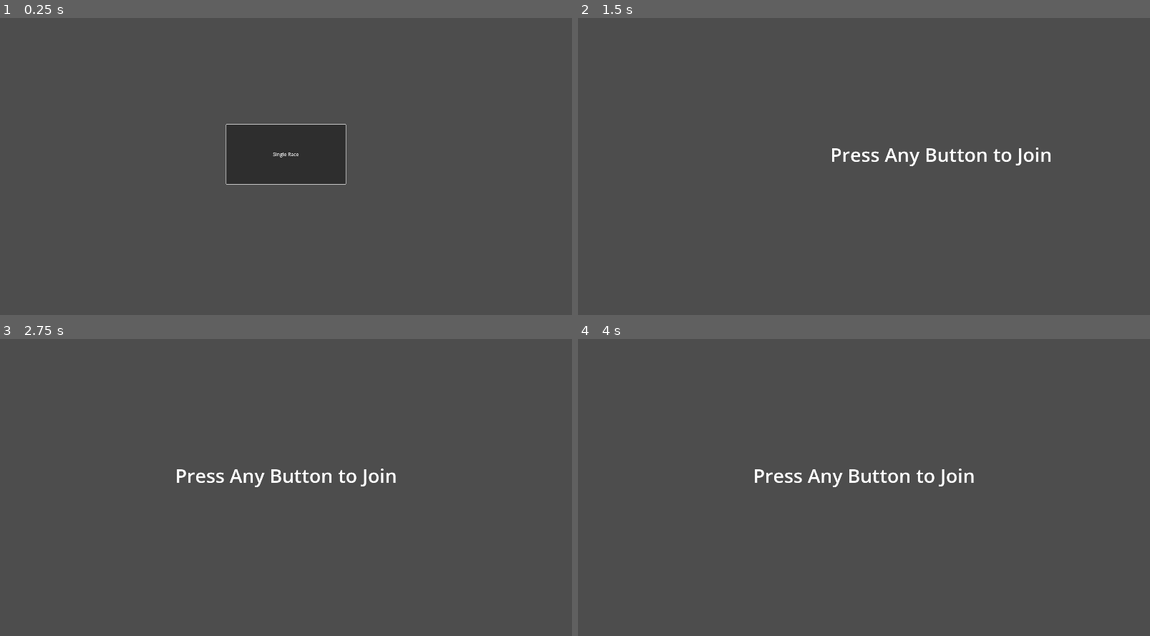
Above: before the commit, frames 1-4 (two rows, left to right).
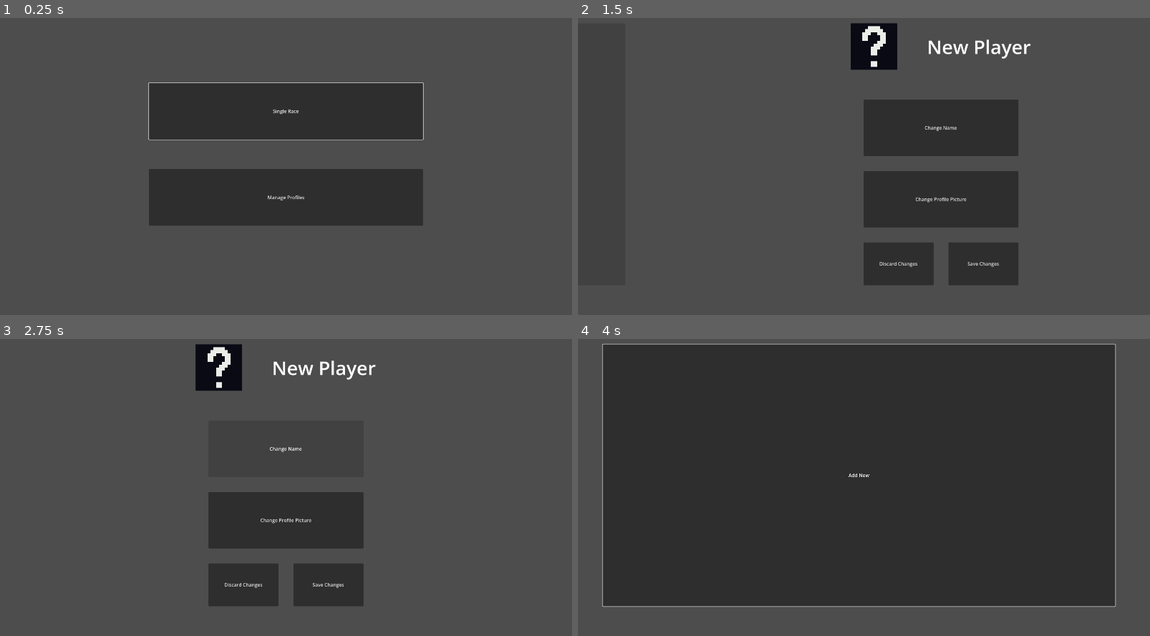
Above: after the commit, the same moments.

Repository: ethanbaedke/Race-Down-Roosevelt
Game: Godot game, scene res://game_manager.tscn
Same seed, same stepped clock (60 frames per second), same inputs: the game is played once before the commit and once after it.
Inputs (mouse positions are in pixels of both pictures, inside the frame that each line leads up to):
- Up to frame 1 (0.25 s): no input
- Up to frame 2 (1.5 s): click "Single Race" (after the commit: "Manage Profiles") at 0.5 s; click "1 Player" (after the commit: "Add New") at 1.25 s
- Up to frame 3 (2.75 s): click (286, 448) at 2 s, where only the run after the commit has a clickable "Change Name"
- Up to frame 4 (4 s): click (864, 520) at 2.75 s, where only the run after the commit has a clickable "Change Profile Picture"; click (823, 585) at 3.5 s, where only the run after the commit has a clickable "Discard Changes"

The runs differ from the first frame. In frame 1, 18% of the frame differs, in the area x 25-75%, y 21-70%; in frame 2, 16%; in frame 3, 11%; in frame 4, 80%, in the area x 4-95%, y 1-91%.

Commit message:
Added basic outline of manage profiles and edit profile menus.

Diff:
--- a/race-down-roosevelt/autoloads/globals.gd
+++ b/race-down-roosevelt/autoloads/globals.gd
@@ -28,7 +28,8 @@
 ]
 
 const PROFILE_PICTURES:Array[CompressedTexture2D] = [
-	preload("res://profiles/skull_and_crossbones_profile_picture.png")
+	preload("res://profiles/skull_and_crossbones_profile_picture.png"),
+	preload("res://profiles/gas_mask_profile_picture.png")
 ]
 
 @onready var racer_vehicle_data:Array[RacerVehicleData] = [
--- /dev/null
+++ b/race-down-roosevelt/menus/edit_profile.gd
@@ -0,0 +1,35 @@
+class_name EditProfile extends Control
+
+signal back_requested
+
+@onready var _discard_changes_button:Button = $MarginContainer/VBoxContainer/MarginContainer/DefaultOptions/VBoxContainer/HBoxContainer/DiscardChangesButton
+@onready var _save_changes_button:Button = $MarginContainer/VBoxContainer/MarginContainer/DefaultOptions/VBoxContainer/HBoxContainer/SaveChangesButton2
+
+var game_state:GameState = null
+
+func _ready() -> void:
+
+	if (game_state == null):
+		RdrLogger.fatal(self, _ready.get_method() + " expects class to have a reference to GameState.")
+
+	_discard_changes_button.pressed.connect(func() -> void:
+		back_requested.emit())
+	_save_changes_button.pressed.connect(func() -> void:
+		back_requested.emit())
+
+func _unhandled_input(event: InputEvent) -> void:
+
+	# Ignore holding and releases.
+	if (event.is_echo() || !event.is_pressed()):
+		return
+
+	if (event is InputEventKey):
+		if (event.keycode == KEY_ESCAPE):
+			back_requested.emit()
+			get_viewport().set_input_as_handled()
+			return
+	elif (event is InputEventJoypadButton):
+		if (event.button_index == JOY_BUTTON_B):
+			back_requested.emit()
+			get_viewport().set_input_as_handled()
+			return
--- /dev/null
+++ b/race-down-roosevelt/menus/edit_profile.tscn
@@ -0,0 +1,97 @@
+[gd_scene format=3 uid="uid://dtl5swjkwa6ra"]
+
+[ext_resource type="Script" uid="uid://dsjwco4kyuqf" path="res://menus/edit_profile.gd" id="1_ukwib"]
+[ext_resource type="Texture2D" uid="uid://bkju8odrm63cv" path="res://profiles/empty_profile_picture.png" id="2_ukwib"]
+
+[node name="EditProfile" type="Control" unique_id=447221519]
+layout_mode = 3
+anchors_preset = 15
+anchor_right = 1.0
+anchor_bottom = 1.0
+grow_horizontal = 2
+grow_vertical = 2
+script = ExtResource("1_ukwib")
+
+[node name="MarginContainer" type="MarginContainer" parent="." unique_id=2119804497]
+layout_mode = 1
+anchors_preset = 15
+anchor_right = 1.0
+anchor_bottom = 1.0
+grow_horizontal = 2
+grow_vertical = 2
+theme_override_constants/margin_left = 100
+theme_override_constants/margin_top = 100
+theme_override_constants/margin_right = 100
+theme_override_constants/margin_bottom = 100
+
+[node name="VBoxContainer" type="VBoxContainer" parent="MarginContainer" unique_id=453736334]
+layout_mode = 2
+theme_override_constants/separation = 100
+
+[node name="HBoxContainer" type="HBoxContainer" parent="MarginContainer/VBoxContainer" unique_id=1297302663]
+layout_mode = 2
+size_flags_vertical = 3
+theme_override_constants/separation = 100
+alignment = 1
+
+[node name="Icon" type="TextureRect" parent="MarginContainer/VBoxContainer/HBoxContainer" unique_id=973451610]
+texture_filter = 1
+layout_mode = 2
+texture = ExtResource("2_ukwib")
+expand_mode = 3
+
+[node name="Name" type="Label" parent="MarginContainer/VBoxContainer/HBoxContainer" unique_id=1576282575]
+layout_mode = 2
+size_flags_vertical = 1
+theme_override_font_sizes/font_size = 64
+text = "New Player"
+vertical_alignment = 1
+
+[node name="MarginContainer" type="MarginContainer" parent="MarginContainer/VBoxContainer" unique_id=1266795223]
+layout_mode = 2
+size_flags_vertical = 3
+size_flags_stretch_ratio = 4.0
+
+[node name="DefaultOptions" type="MarginContainer" parent="MarginContainer/VBoxContainer/MarginContainer" unique_id=1312389358]
+layout_mode = 2
+theme_override_constants/margin_left = 600
+theme_override_constants/margin_right = 600
+
+[node name="VBoxContainer" type="VBoxContainer" parent="MarginContainer/VBoxContainer/MarginContainer/DefaultOptions" unique_id=1124018389]
+layout_mode = 2
+size_flags_vertical = 3
+theme_override_constants/separation = 50
+
+[node name="VBoxContainer" type="VBoxContainer" parent="MarginContainer/VBoxContainer/MarginContainer/DefaultOptions/VBoxContainer" unique_id=107503551]
+layout_mode = 2
+size_flags_vertical = 3
+size_flags_stretch_ratio = 6.0
+theme_override_constants/separation = 50
+
+[node name="ChangeNameButton" type="Button" parent="MarginContainer/VBoxContainer/MarginContainer/DefaultOptions/VBoxContainer/VBoxContainer" unique_id=1939663945]
+layout_mode = 2
+size_flags_vertical = 3
+text = "Change Name"
+
+[node name="ChangeIconButton" type="Button" parent="MarginContainer/VBoxContainer/MarginContainer/DefaultOptions/VBoxContainer/VBoxContainer" unique_id=1055759844]
+layout_mode = 2
+size_flags_vertical = 3
+text = "Change Profile Picture"
+
+[node name="HBoxContainer" type="HBoxContainer" parent="MarginContainer/VBoxContainer/MarginContainer/DefaultOptions/VBoxContainer" unique_id=1330648335]
+layout_mode = 2
+size_flags_vertical = 3
+size_flags_stretch_ratio = 2.0
+theme_override_constants/separation = 50
+
+[node name="DiscardChangesButton" type="Button" parent="MarginContainer/VBoxContainer/MarginContainer/DefaultOptions/VBoxContainer/HBoxContainer" unique_id=1138258764]
+layout_mode = 2
+size_flags_horizontal = 3
+size_flags_vertical = 3
+text = "Discard Changes"
+
+[node name="SaveChangesButton2" type="Button" parent="MarginContainer/VBoxContainer/MarginContainer/DefaultOptions/VBoxContainer/HBoxContainer" unique_id=720457625]
+layout_mode = 2
+size_flags_horizontal = 3
+size_flags_vertical = 3
+text = "Save Changes"
--- a/race-down-roosevelt/menus/main_menu.gd
+++ b/race-down-roosevelt/menus/main_menu.gd
@@ -1,8 +1,10 @@
 class_name MainMenu extends Control
 
 signal single_race_selected
+signal manage_profiles_selected
 
-@onready var _single_race_button:Button = $SingleRaceButton
+@onready var _single_race_button:Button = $MarginContainer/HBoxContainer/SingleRaceButton
+@onready var _manage_profiles_button:Button = $MarginContainer/HBoxContainer/ManageProfilesButton
 
 func _ready() -> void:
 
@@ -10,3 +12,5 @@
 
 	_single_race_button.pressed.connect(func() -> void:
 		single_race_selected.emit())
+	_manage_profiles_button.pressed.connect(func() -> void:
+		manage_profiles_selected.emit())
--- a/race-down-roosevelt/menus/main_menu.tscn
+++ b/race-down-roosevelt/menus/main_menu.tscn
@@ -11,17 +11,28 @@
 grow_vertical = 2
 script = ExtResource("1_8gy84")
 
-[node name="SingleRaceButton" type="Button" parent="." unique_id=443695687]
+[node name="MarginContainer" type="MarginContainer" parent="." unique_id=2073497077]
 layout_mode = 1
-anchors_preset = 8
-anchor_left = 0.5
-anchor_top = 0.5
-anchor_right = 0.5
-anchor_bottom = 0.5
-offset_left = -200.0
-offset_top = -100.0
-offset_right = 200.0
-offset_bottom = 100.0
+anchors_preset = 15
+anchor_right = 1.0
+anchor_bottom = 1.0
 grow_horizontal = 2
 grow_vertical = 2
+theme_override_constants/margin_left = 500
+theme_override_constants/margin_top = 300
+theme_override_constants/margin_right = 500
+theme_override_constants/margin_bottom = 300
+
+[node name="HBoxContainer" type="VBoxContainer" parent="MarginContainer" unique_id=376511534]
+layout_mode = 2
+theme_override_constants/separation = 100
+
+[node name="SingleRaceButton" type="Button" parent="MarginContainer/HBoxContainer" unique_id=443695687]
+layout_mode = 2
+size_flags_vertical = 3
 text = "Single Race"
+
+[node name="ManageProfilesButton" type="Button" parent="MarginContainer/HBoxContainer" unique_id=520305402]
+layout_mode = 2
+size_flags_vertical = 3
+text = "Manage Profiles"
--- /dev/null
+++ b/race-down-roosevelt/menus/manage_profiles.gd
@@ -0,0 +1,35 @@
+class_name ManageProfiles extends Control
+
+signal back_requested
+signal add_new_requested
+
+@onready var _add_new_button:Button = $MarginContainer/AddNewButton
+
+var game_state:GameState = null
+
+func _ready() -> void:
+
+	if (game_state == null):
+		RdrLogger.fatal(self, _ready.get_method() + " expects class to have a reference to GameState.")
+
+	_add_new_button.grab_focus()
+
+	_add_new_button.pressed.connect(func() -> void:
+		add_new_requested.emit())
+
+func _unhandled_input(event: InputEvent) -> void:
+
+	# Ignore holding and releases.
+	if (event.is_echo() || !event.is_pressed()):
+		return
+
+	if (event is InputEventKey):
+		if (event.keycode == KEY_ESCAPE):
+			back_requested.emit()
+			get_viewport().set_input_as_handled()
+			return
+	elif (event is InputEventJoypadButton):
+		if (event.button_index == JOY_BUTTON_B):
+			back_requested.emit()
+			get_viewport().set_input_as_handled()
+			return
--- /dev/null
+++ b/race-down-roosevelt/menus/manage_profiles.tscn
@@ -0,0 +1,28 @@
+[gd_scene format=3 uid="uid://ckqhdjgmrgm8s"]
+
+[ext_resource type="Script" uid="uid://dlltxdjohlsig" path="res://menus/manage_profiles.gd" id="1_jkb0r"]
+
+[node name="ManageProfiles" type="Control" unique_id=118366318]
+layout_mode = 3
+anchors_preset = 15
+anchor_right = 1.0
+anchor_bottom = 1.0
+grow_horizontal = 2
+grow_vertical = 2
+script = ExtResource("1_jkb0r")
+
+[node name="MarginContainer" type="MarginContainer" parent="." unique_id=2118562129]
+layout_mode = 1
+anchors_preset = 15
+anchor_right = 1.0
+anchor_bottom = 1.0
+grow_horizontal = 2
+grow_vertical = 2
+theme_override_constants/margin_left = 100
+theme_override_constants/margin_top = 100
+theme_override_constants/margin_right = 100
+theme_override_constants/margin_bottom = 100
+
+[node name="AddNewButton" type="Button" parent="MarginContainer" unique_id=920305940]
+layout_mode = 2
+text = "Add New"
--- a/race-down-roosevelt/menus/menu_manager.gd
+++ b/race-down-roosevelt/menus/menu_manager.gd
@@ -7,6 +7,8 @@
 	MAIN_MENU,
 	PLAYER_COUNT_SELECTION,
 	VEHICLE_SELECTION,
+	MANAGE_PROFILES,
+	EDIT_PROFILE
 }
 
 const CAMERA_OFFSET:Vector2 = Vector2(1920.0 * 0.5, 1080.0 * 0.5)
@@ -19,10 +21,14 @@
 @onready var _vehicle_selection_2p_scene:PackedScene = preload("res://menus/vehicle_selection_2p.tscn")
 @onready var _vehicle_selection_3p_scene:PackedScene = preload("res://menus/vehicle_selection_3p.tscn")
 @onready var _vehicle_selection_4p_scene:PackedScene = preload("res://menus/vehicle_selection_4p.tscn")
+@onready var _manage_profiles_scene:PackedScene = preload("res://menus/manage_profiles.tscn")
+@onready var _edit_profile_scene:PackedScene = preload("res://menus/edit_profile.tscn")
 
 var _main_menu:MainMenu = null
 var _player_count_selection:PlayerCountSelection = null
 var _vehicle_selection:VehicleSelection = null
+var _manage_profiles:ManageProfiles = null
+var _edit_profile:EditProfile = null
 
 var game_state:GameState = null
 
@@ -62,6 +68,10 @@
 			new_menu = _setup_player_count_selection()
 		MenuType.VEHICLE_SELECTION:
 			new_menu = _setup_vehicle_selection()
+		MenuType.MANAGE_PROFILES:
+			new_menu = _setup_manage_profiles()
+		MenuType.EDIT_PROFILE:
+			new_menu = _setup_edit_profile()
 
 	if (new_menu != null):
 		_current_menu = new_menu
@@ -89,12 +99,17 @@
 
 	_main_menu = _main_menu_scene.instantiate()
 	_main_menu.single_race_selected.connect(_on_main_menu_single_race_selected)
+	_main_menu.manage_profiles_selected.connect(_on_main_menu_manage_profiles_selected)
 	return _main_menu
 
 func _on_main_menu_single_race_selected() -> void:
 
 	_go_to_new_menu(MenuType.PLAYER_COUNT_SELECTION)
 
+func _on_main_menu_manage_profiles_selected() -> void:
+
+	_go_to_new_menu(MenuType.MANAGE_PROFILES)
+
 #endregion
 
 #region Player Count Selection
@@ -102,18 +117,18 @@
 func _setup_player_count_selection() -> Control:
 
 	_player_count_selection = _player_count_selection_scene.instantiate()
+	_player_count_selection.back_requested.connect(_on_player_count_selection_back_requested)
 	_player_count_selection.count_chosen.connect(_on_player_count_selection_count_chosen)
-	_player_count_selection.selection_exited.connect(_on_player_count_selection_exited)
 	return _player_count_selection
+
+func _on_player_count_selection_back_requested() -> void:
+
+	_go_to_new_menu(MenuType.NONE, true)
 
 func _on_player_count_selection_count_chosen(count:int) -> void:
 
 	game_state.num_players = count
 	_go_to_new_menu(MenuType.VEHICLE_SELECTION)
-
-func _on_player_count_selection_exited() -> void:
-
-	_go_to_new_menu(MenuType.NONE, true)
 
 #endregion
 
@@ -138,17 +153,52 @@
 		RdrLogger.fatal(self, _setup_vehicle_selection.get_method() + " could not create the vehicle selection scene.")
 		return
 
+	# TODO: Make "back requested" an interface between all menus
+	_vehicle_selection.back_requested.connect(_on_vehicle_selection_back_requested)
 	_vehicle_selection.all_players_ready.connect(_on_vehicle_selection_all_players_ready)
-	# TODO: Make "exited" an interface between all menus
-	_vehicle_selection.selection_exited.connect(_on_vehicle_selection_exited)
 	return _vehicle_selection
+
+func _on_vehicle_selection_back_requested() -> void:
+
+	_go_to_new_menu(MenuType.NONE, true)
 
 func _on_vehicle_selection_all_players_ready(racer_objects:Array[RacerObject]) -> void:
 
 	game_state.racer_objects = racer_objects
 	ready_for_race.emit()
 
-func _on_vehicle_selection_exited() -> void:
+#endregion
+
+#region Manage Profiles
+
+func _setup_manage_profiles() -> Control:
+
+	_manage_profiles = _manage_profiles_scene.instantiate()
+	_manage_profiles.game_state = game_state
+	_manage_profiles.back_requested.connect(_on_manage_profiles_back_requested)
+	_manage_profiles.add_new_requested.connect(_on_manage_profiles_add_new_requested)
+	return _manage_profiles
+
+func _on_manage_profiles_back_requested() -> void:
+
+	_go_to_new_menu(MenuType.NONE, true)
+
+func _on_manage_profiles_add_new_requested() -> void:
+
+	_go_to_new_menu(MenuType.EDIT_PROFILE)
+
+#endregion
+
+#region Edit Profile
+
+func _setup_edit_profile() -> Control:
+
+	_edit_profile = _edit_profile_scene.instantiate()
+	_edit_profile.game_state = game_state
+	_edit_profile.back_requested.connect(_on_add_profile_back_requested)
+	return _edit_profile
+
+func _on_add_profile_back_requested() -> void:
 
 	_go_to_new_menu(MenuType.NONE, true)
 
--- a/race-down-roosevelt/menus/player_count_selection.gd
+++ b/race-down-roosevelt/menus/player_count_selection.gd
@@ -1,8 +1,7 @@
 class_name PlayerCountSelection extends Control
 
+signal back_requested
 signal count_chosen(count:int)
-
-signal selection_exited
 
 @onready var _button_1p:Button = $MarginContainer/VBoxContainer/Button1P
 @onready var _button_2p:Button = $MarginContainer/VBoxContainer/Button2P
@@ -38,11 +37,11 @@
 
 	if (event is InputEventKey):
 		if (event.keycode == KEY_ESCAPE):
-			selection_exited.emit()
+			back_requested.emit()
 			get_viewport().set_input_as_handled()
 			return
 	elif (event is InputEventJoypadButton):
 		if (event.button_index == JOY_BUTTON_B):
-			selection_exited.emit()
+			back_requested.emit()
 			get_viewport().set_input_as_handled()
 			return
--- a/race-down-roosevelt/menus/vehicle_selection.gd
+++ b/race-down-roosevelt/menus/vehicle_selection.gd
@@ -1,8 +1,8 @@
 class_name VehicleSelection extends Control
 
+# Fired when no users have joined and a back button is pressed.
+signal back_requested
 signal all_players_ready(racer_objects:Array[RacerObject])
-# Fired when no users have joined and a back button is pressed.
-signal selection_exited
 
 @export var _panels:Array[VehicleSelectionPanel] = []
 
@@ -25,7 +25,7 @@
 			all_panels_unused = false
 			break
 	if (all_panels_unused):
-		selection_exited.emit()
+		back_requested.emit()
 		return true
 	else:
 		return false
Not shown, added: race-down-roosevelt/menus/edit_profile.gd.uid
Not shown, added: race-down-roosevelt/menus/manage_profiles.gd.uid
Binary file added: race-down-roosevelt/profiles/gas_mask_profile_picture.png
Not shown, added: race-down-roosevelt/profiles/gas_mask_profile_picture.png.import
